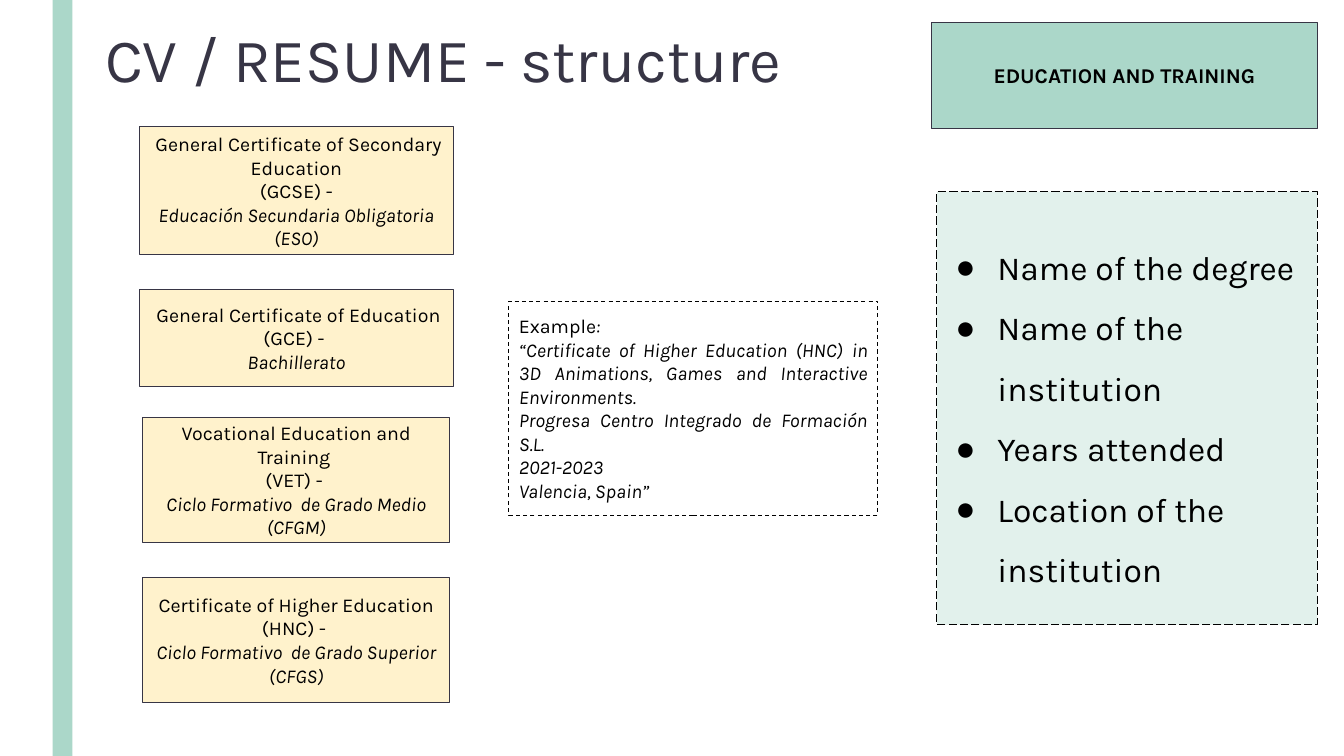
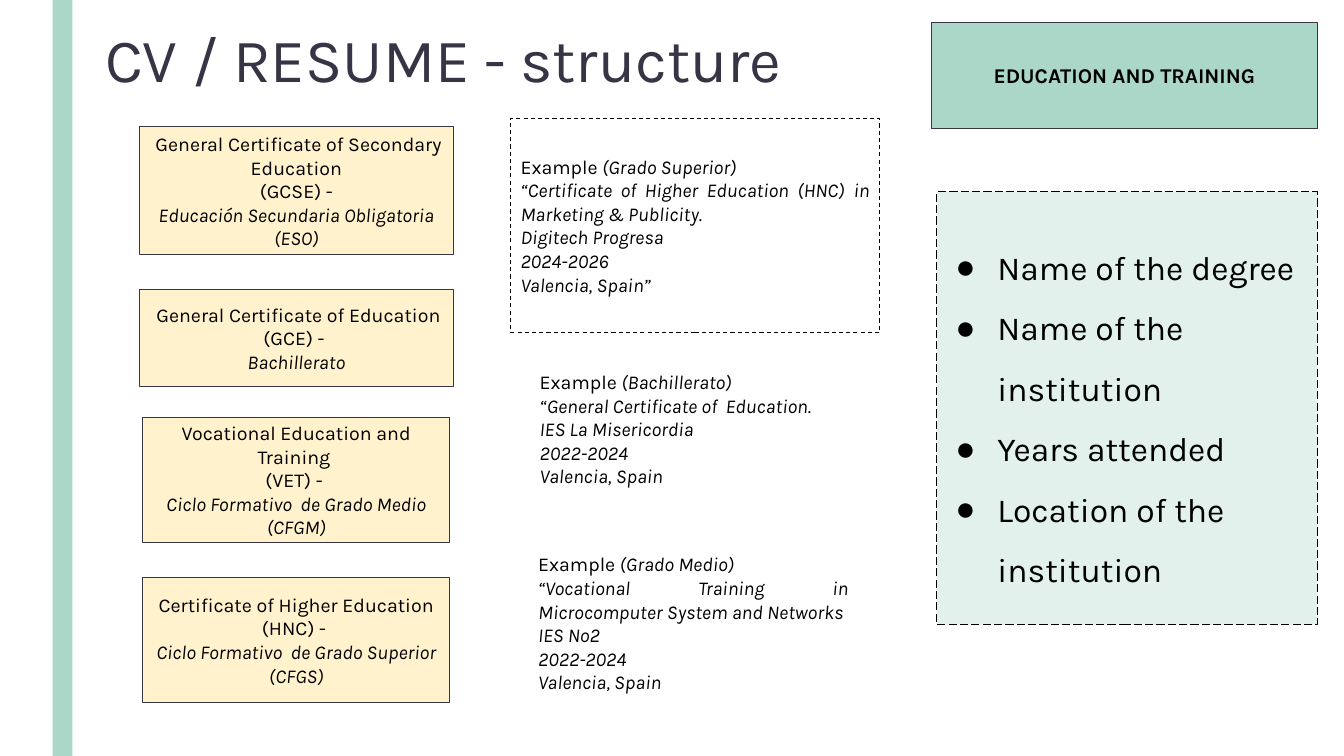
Before and after one commit to HiBlancy/DAM2, a slide deck: slide 8 of Ingles/My professional profile/PROJECT 1- CV-Cover letter.pptx. Drawn at 1344x756 pixels with LibreOffice and Linux fonts; fonts in the diff are those of the drawing; background and template pictures are left out. Boxes give left, top, right and bottom in pixels: in the first picture for what was removed or moved away, otherwise in the second. Text is boxed around its words. In the diff, an @@ line names an element or a change of style, - is before the commit and + after.

```diff
--- a/Ingles/My professional profile/PROJECT 1- CV-Cover letter.pptx
+++ b/Ingles/My professional profile/PROJECT 1- CV-Cover letter.pptx
@@ rectangle "Example (Grado Superior)": place and size @@
-rectangle "Example (Grado Superior)" at (509, 301, 878, 515)
+rectangle "Example (Grado Superior)" at (510, 118, 879, 332)
@@ text in rectangle at (521, 160, 870, 268): text changed @@
-Example:
-“Certificate of Higher Education (HNC) in 3D Animations, Games and Interactive Environments.
-Progresa Centro Integrado de Formación S.L.
-2021-2023
+Example (Grado Superior)
+“Certificate of Higher Education (HNC) in Marketing & Publicity.
+Digitech Progresa
+2024-2026
@@ text added at (540, 375, 811, 488), 14 pt, text #000000, italic @@
+Example (Bachillerato)
+“General Certificate of Education.
+IES La Misericordia
+2022-2024
+Valencia, Spain
@@ text added at (538, 557, 848, 694), 14 pt, text #000000, italic @@
+Example (Grado Medio)
+“Vocational Training in Microcomputer System and Networks
+IES Nº2
+2022-2024
+Valencia, Spain
```
Also in this commit, not shown: 1 other slide changed, 22 other files.
